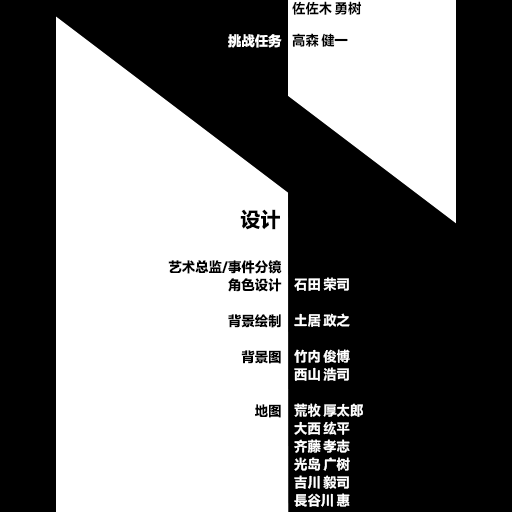
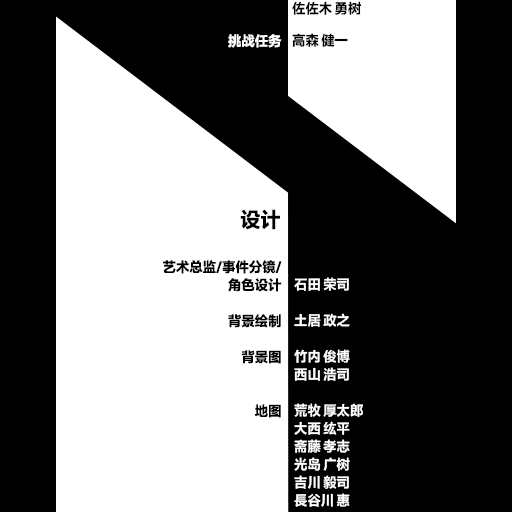
The second 512 × 512 image is a revision of the first. Changes to its layers:
renamed "石田 荣司 土居 政之 竹内 俊博 西山 浩司 荒牧 厚太郎 大西 纮平 齐藤 孝志 光岛 广树 吉川 毅司 長谷川" to "石田 荣司 土居 政之 竹内 俊博 西山 浩司 荒牧 厚太郎 大西 纮平 斋藤 孝志 光岛 广树 吉川 毅司 長谷川", painted on it over [294,440,307,453]
renamed "艺术总监/事件分镜 角色设计 背景绘制 背景图 地图" to "艺术总监/事件分镜/ 角色设计 背景绘制 背景图 地图", painted on it over [163,260,282,274]
